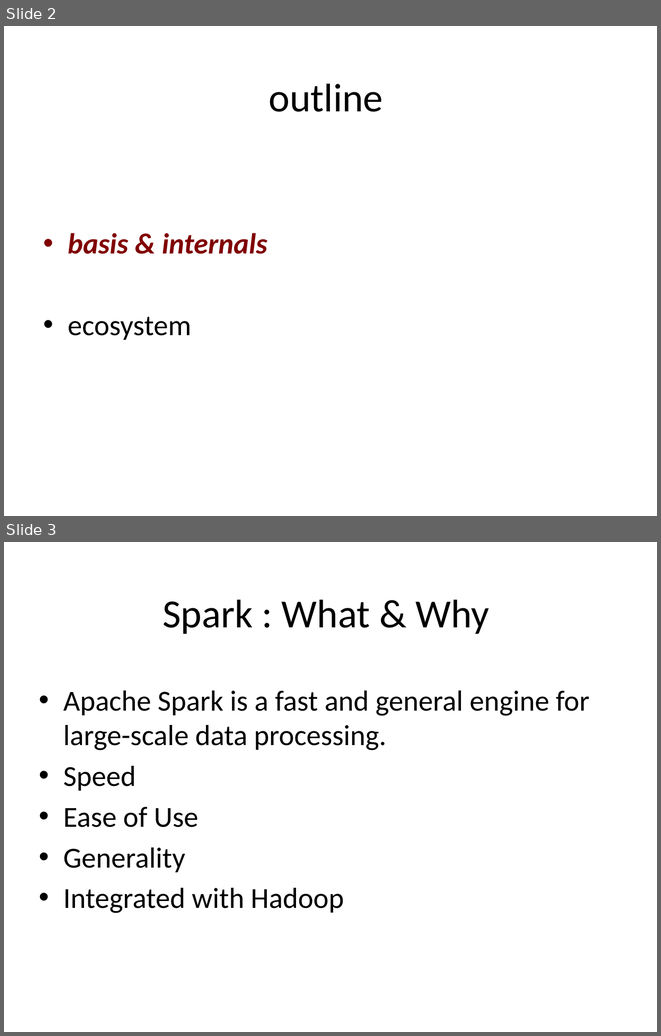
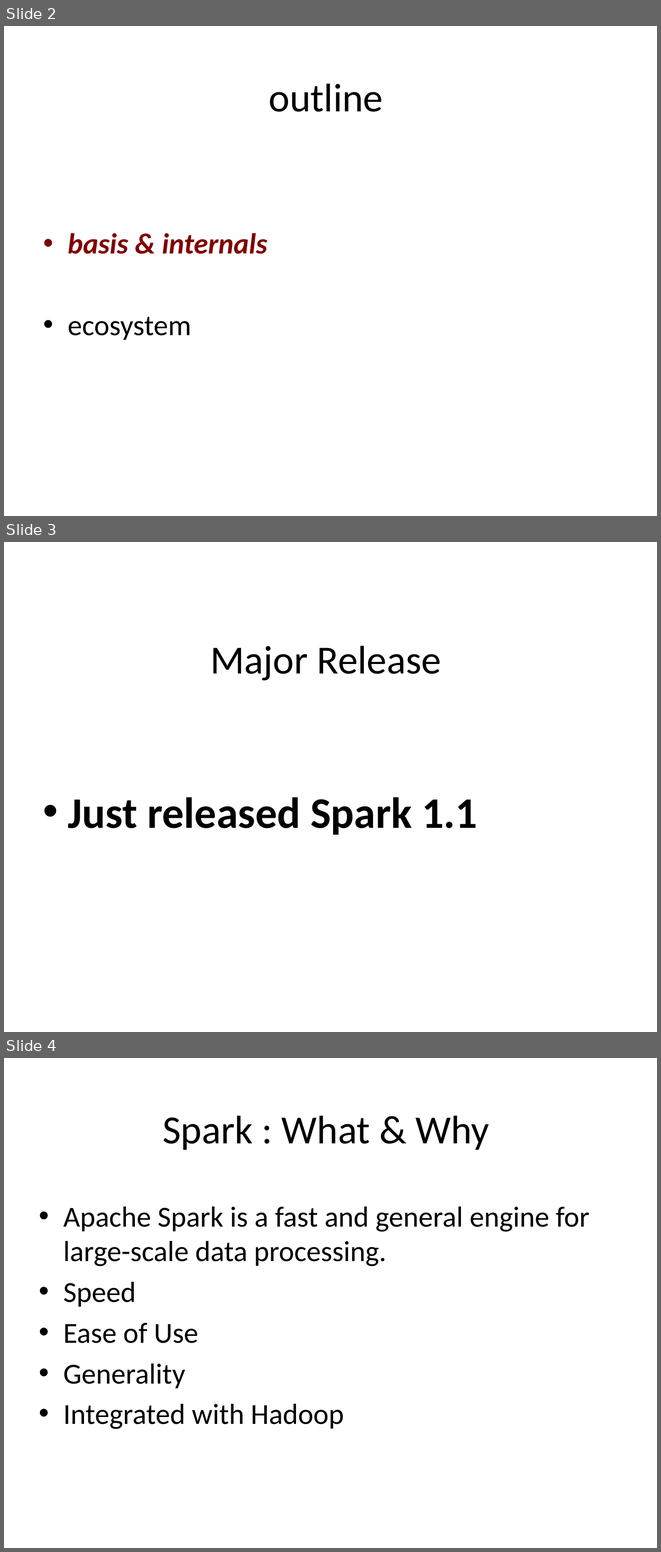
Before and after one commit to CrazyJvm/myslide, a slide deck: SACC2014/SACC2014.pptx. Shown one above the other, each under a label of ours: slides 2 and 3 before the commit, slides 2, 3 and 4 after it. The pictures are 661x1036 and 661x1552 pixels, drawn with LibreOffice and Linux fonts; fonts in the diff are those of the drawing; background and template pictures are left out. Boxes give left, top, right and bottom in pixels: in the first picture for what was removed or moved away, otherwise in the second. Text is boxed around its words. In the diff, an @@ line names an element or a change of style, - is before the commit and + after.

Commit message:
add Spark releasd version

```diff
--- a/SACC2014/SACC2014.pptx
+++ b/SACC2014/SACC2014.pptx
@@ slide 3 added at <box>4,542,657,1032</box>, background #FFFFFF @@
@@ title added at <box>210,645,442,680</box>, 44 pt, text #000000 @@
+Major Release
@@ text added at <box>68,797,477,835</box>, 48 pt, text #000000, bold @@
+• Just released Spark 1.1
@@ what was slide 3 is now slide 4 @@
```
